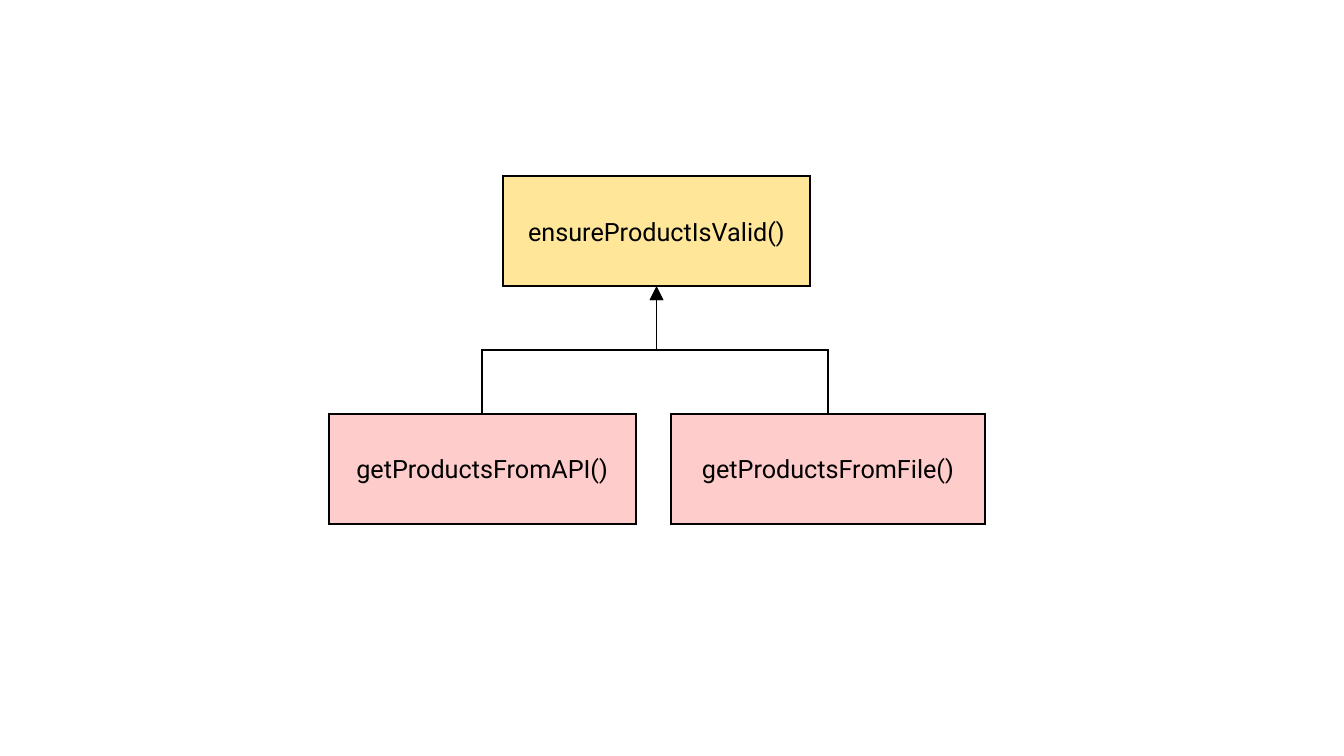
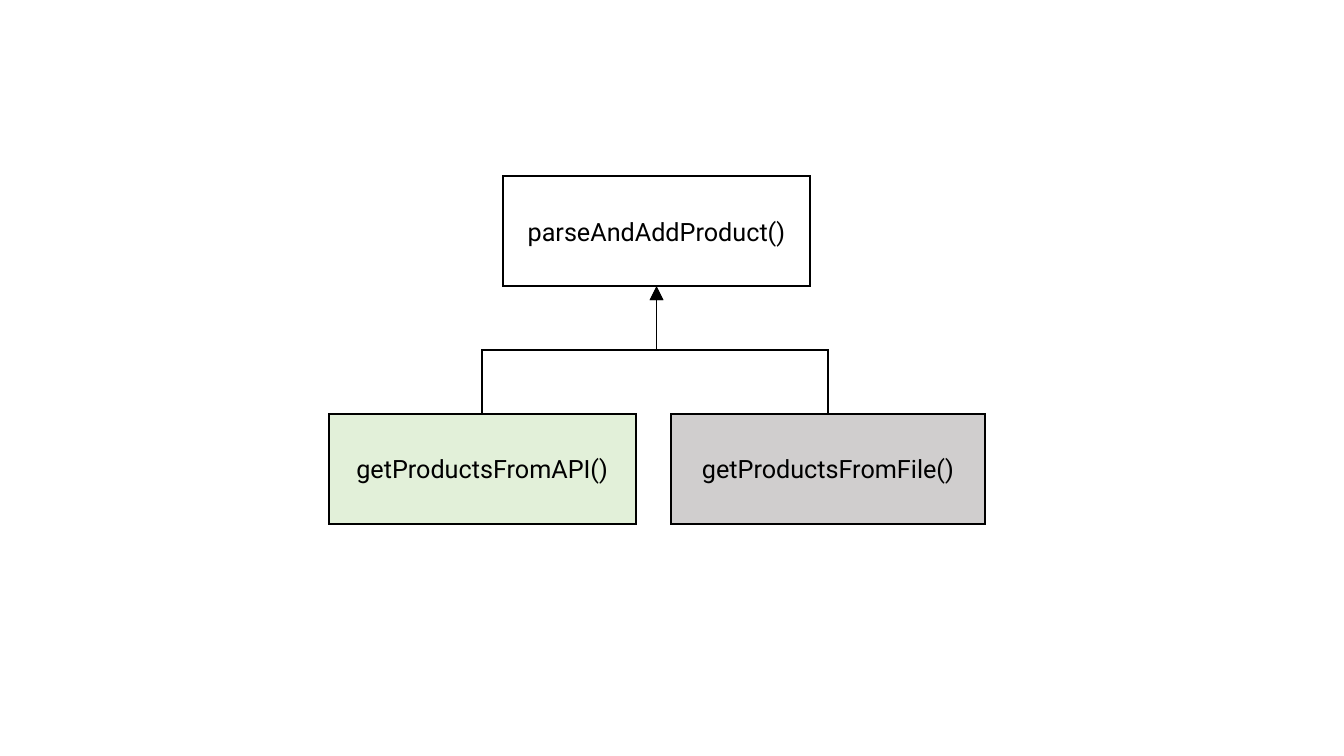
Before and after one commit to rkhaimov/brain-gym, a slide deck: slide 32 of clean/Презентация.pptx (slide 24 before the commit). Drawn at 1344x756 pixels with LibreOffice and Linux fonts; fonts in the diff are those of the drawing. Boxes give left, top, right and bottom in pixels: in the first picture for what was removed or moved away, otherwise in the second. Text is boxed around its words. In the diff, an @@ line names an element or a change of style, - is before the commit and + after.

```diff
--- a/clean/Презентация.pptx
+++ b/clean/Презентация.pptx
@@ rectangle "parseAndAddProduct()" at (503,176,810,286): fill #FFE699 to #FFFFFF @@
@@ text in rectangle at (528,221,785,247): text changed @@
-ensureProductIsValid()
+parseAndAddProduct()
@@ rectangle "getProductsFromAPI()" at (329,413,635,523): fill #FFCCCC to #E2F0D9 @@
@@ rectangle "getProductsFromFile()" at (671,413,985,523): fill #FFCCCC to #D0CECE @@
```
Also in this commit, not shown: 13 other slides changed, 18 slides added, 7 slides removed, 47 other files.
